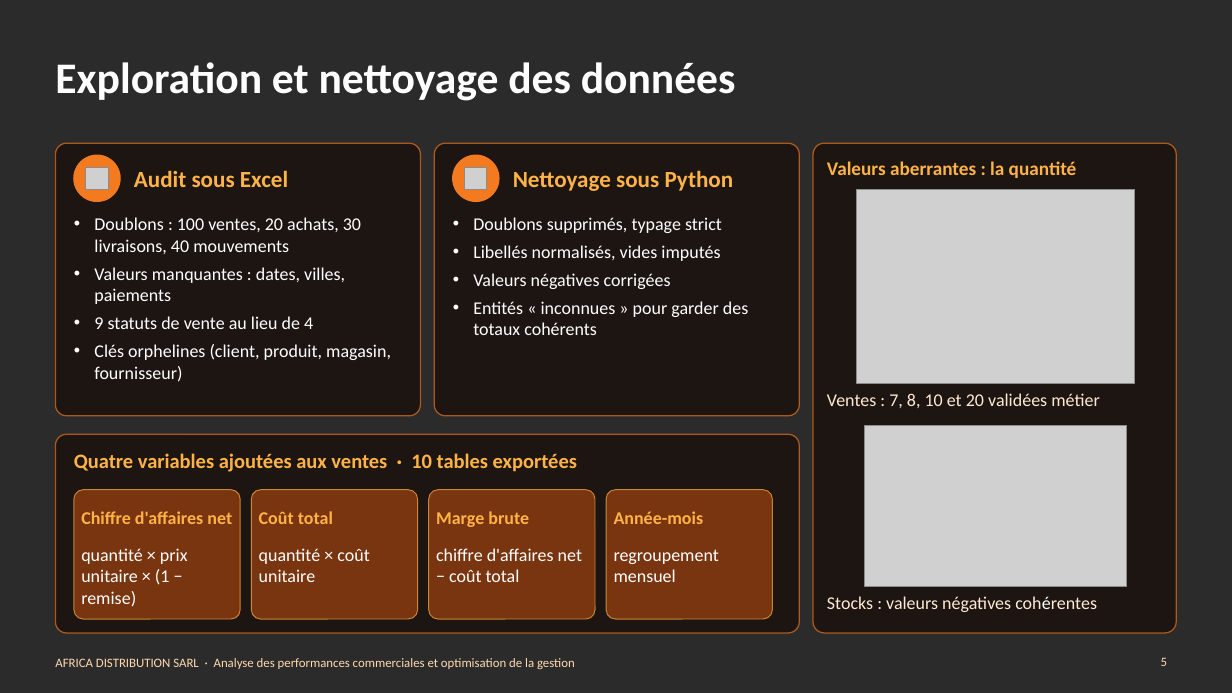
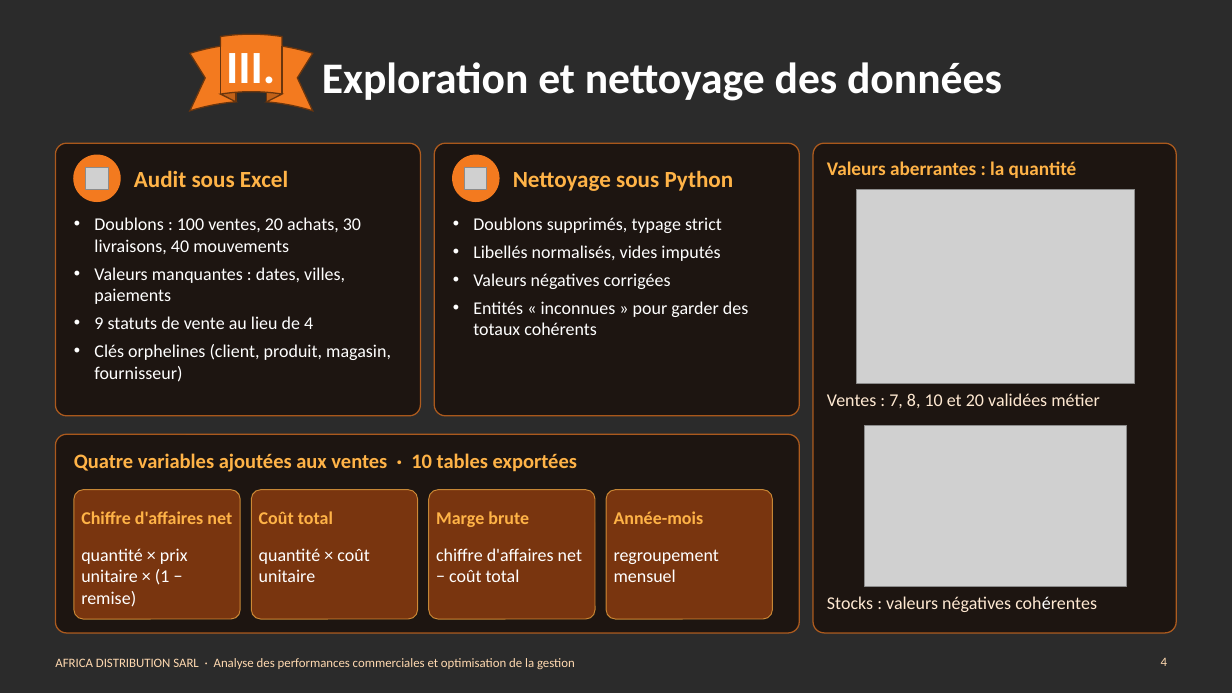
Before and after one commit to Agatte-Data/STAGE-DATA-ANALYST, a slide deck: slide 4 of 08_PRESENTATION/Presentation_AFRICA_DISTRIBUTION.pptx (slide 5 before the commit). Drawn at 1232x693 pixels with LibreOffice and Linux fonts; fonts in the diff are those of the drawing; grey boxes stand for pictures; background and template pictures are left out; a plain dark background stands for a picture behind light text. Boxes give left, top, right and bottom in pixels: in the first picture for what was removed or moved away, otherwise in the second. Text is boxed around its words. In the diff, an @@ line names an element or a change of style, - is before the commit and + after.

```diff
--- a/08_PRESENTATION/Presentation_AFRICA_DISTRIBUTION.pptx
+++ b/08_PRESENTATION/Presentation_AFRICA_DISTRIBUTION.pptx
@@ title "Exploration et nettoyage des données" at <box>322,62,1002,101</box>: alignment left to centre @@
@@ ellipse ribbon added at <box>190,34,313,111</box>, fill #F37A1F, outline #6B350E 1 pt @@
@@ text added at <box>226,53,275,94</box>, 36 pt, text #FFFFFF, bold @@
+III.
@@ page number at <box>1161,658,1167,666</box>: text changed @@
-5
+4
```
Also in this commit, not shown: 15 other slides changed, 1 slide added, 1 slide removed, 11 other files.
